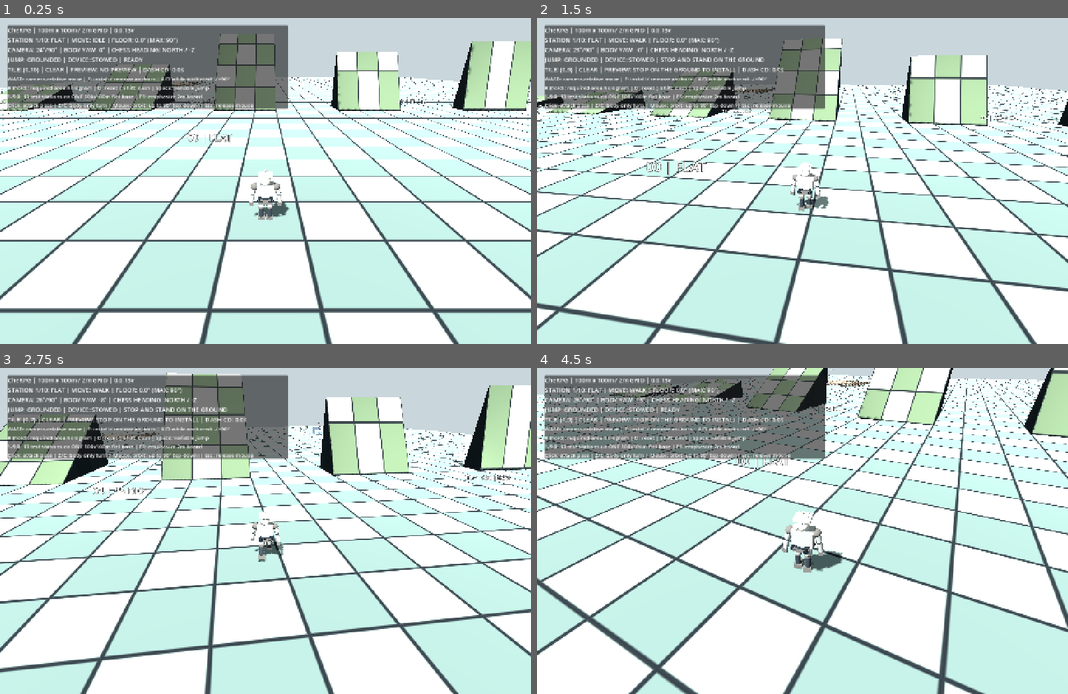
Above: before the commit, frames 1-4 (two rows, left to right).
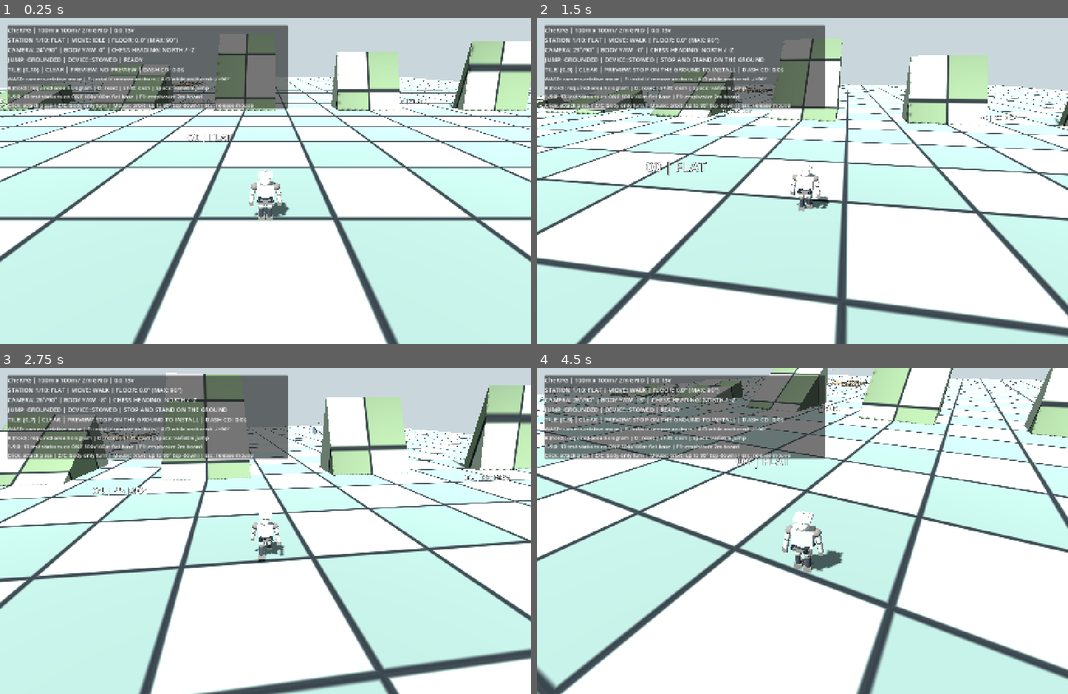
Above: after the commit, the same moments.

Repository: zzunlsj/cherpg
Game: Godot game, scene res://scenes/MotionLab.tscn
The game is run twice, just before and just after one commit, with the same random seed, the same clock (stepped at 60 frames per second) and the same inputs.
Inputs (mouse positions are in pixels of both pictures, inside the frame that each line leads up to):
- Up to frame 1 (0.25 s): no input
- Up to frame 2 (1.5 s): tap Enter at 0.5 s; move the mouse to (829, 181) at 0.52 s; hold W from 0.53 s (still down); tap F at 0.6 s; click (829, 181) at 0.67 s; tap Space at 0.77 s; move the mouse to (775, 181) at 1.27 s; tap R at 1.35 s
- Up to frame 3 (2.75 s): keep holding W; tap Space at 1.52 s; tap F at 1.55, 2.1 s; move the mouse to (276, 524) at 2.02 s
- Up to frame 4 (4.5 s): keep holding W; move the mouse to (797, 537) at 2.77 s; tap O at 2.85 s; click (797, 537) at 2.92 s; tap Space at 3.02, 3.77 s; tap F at 3.05, 3.8 s; move the mouse to (839, 534) at 3.52 s; tap Shift at 3.6 s; move the mouse to (760, 527) at 4.27 s; tap 1 at 4.35 s

The runs differ from the first frame. In frame 1, 49% of the frame differs, in the area x 0-100%, y 4-100%; in frame 2, 47%; in frame 3, 51%, in the area x 0-100%, y 1-100%; in frame 4, 50%.

Commit message:
feat: align all terrain checker materials to 4m board, I visibility and tagged 30°+ grabbable slopes

Diff:
--- a/godot/tests/motion_rotation_lab/scripts/test_lane.gd
+++ b/godot/tests/motion_rotation_lab/scripts/test_lane.gd
@@ -3,9 +3,10 @@
 ## modular slope blocks and terrain specimens sit ON TOP of the flat base.
 ## The chess-board overlay is an editor/test visualization, not visible canon.
 const BOARD_RULES = preload("res://scripts/board_rules.gd")
+# All obstacle surfaces are independent from the large flat floor.
 const WIDTH_M := 100.0
 const DEPTH_M := 100.0
-const TILE_M := 2.0
+const TILE_M := 4.0
 const RAMP_ANGLES := [8.0, 15.0, 30.0, 45.0, 60.0, 75.0, 90.0]
 const RAMP_X := [-38.0, -26.0, -14.0, -2.0, 10.0, 22.0, 38.0]
 const RAMP_Z := 19.0
@@ -13,6 +14,9 @@
 const SPAWN_Z := [38.0, 30.0, 30.0, 30.0, 30.0, 30.0, 30.0, 30.0, -18.0, -18.0]
 const GROUND_TOP_Y := 0.0
 var grid_material: ShaderMaterial
+var all_grid_materials: Array[ShaderMaterial] = []
+var board_grid_visible := true
+const CLIMBABLE_FROM_DEG := 30.0
 
 func setup() -> void:
 	name = "CheRPG_Flat100x100_WithSlopeTestStations"
@@ -33,19 +37,20 @@
 uniform vec4 pale : source_color = vec4(0.60,0.69,0.64,1.0);
 uniform vec4 deep : source_color = vec4(0.32,0.46,0.42,1.0);
 uniform float border_opacity : hint_range(0.0,1.0) = 0.92;
+uniform float board_visible : hint_range(0.0,1.0) = 1.0;
 varying vec3 world_pos;
 void vertex() {
 	world_pos = (MODEL_MATRIX * vec4(VERTEX, 1.0)).xyz;
 }
 void fragment() {
-	// Cell center at coordinates (...,-4,-2,0,2,4...) in meters.
-	vec2 cell_uv = (world_pos.xz + vec2(1.0)) / 2.0;
+	// 4m x 4m chess grid aligned to (x,z)=(0,0) in the same world.
+	vec2 cell_uv = (world_pos.xz + vec2(2.0)) / 4.0;
 	float dark_tile = mod(floor(cell_uv.x) + floor(cell_uv.y), 2.0);
-	vec3 surface_color = mix(pale.rgb, deep.rgb, dark_tile);
+	vec3 surface_color = mix(pale.rgb, deep.rgb, dark_tile * board_visible);
 	vec2 d = min(fract(cell_uv), vec2(1.0) - fract(cell_uv));
 	float edge_m = min(d.x, d.y) * 2.0;
 	float outline = 1.0 - smoothstep(0.023,0.068,edge_m);
-	ALBEDO = mix(surface_color,vec3(0.09,0.11,0.13),outline * border_opacity);
+	ALBEDO = mix(surface_color,vec3(0.09,0.11,0.13),outline * border_opacity * board_visible);
 	ROUGHNESS = 1.0;
 }
 """
@@ -53,6 +58,8 @@
 	material.shader = shader
 	material.set_shader_parameter("pale", light)
 	material.set_shader_parameter("deep", dark)
+	material.set_shader_parameter("board_visible", 1.0 if board_grid_visible else 0.0)
+	all_grid_materials.append(material)
 	return material
 
 func _create_flat_ground() -> void:
@@ -60,7 +67,7 @@
 	var ground_mesh := BoxMesh.new()
 	ground_mesh.size = Vector3(WIDTH_M, 0.4, DEPTH_M)
 	var ground := MeshInstance3D.new()
-	ground.name = "100m_by_100m_OneFlatBase_50x50Tiles"
+	ground.name = "100m_by_100m_OneFlatBase_25x25Tiles"
 	ground.mesh = ground_mesh
 	ground.position = Vector3(0, -0.2, 0)
 	grid_material = _checker_material(Color("adbdaf"), Color("788e85"))
@@ -100,7 +107,13 @@
 		shape.size = wall_size
 		collider.shape = shape
 		collider.position = obj.position
-		add_child(collider)
+		var wall_body := StaticBody3D.new()
+		wall_body.name = "Grabbable90degWall"
+		wall_body.collision_layer = 1
+		wall_body.collision_mask = 0
+		wall_body.add_to_group("cherpg_grabbable")
+		add_child(wall_body)
+		wall_body.add_child(collider)
 		# Small, safe landing deck behind the 90° vertical face.
 		# Upper surface exactly y=3.0m, overlapping wall's back side.
 		var deck_mesh := BoxMesh.new()
@@ -149,7 +162,16 @@
 	var trimesh: ConcavePolygonShape3D = mesh2.create_trimesh_shape()
 	trimesh.backface_collision = true
 	coll.shape = trimesh
-	add_child(coll)
+	# Give each incline its own collider owner. The Pawn may climb ONLY
+	# surfaces tagged grabbable and at least 30 degrees from horizontal.
+	var slope_body := StaticBody3D.new()
+	slope_body.name = "SlopeBody_%02d" % int(angle)
+	slope_body.collision_layer = 1
+	slope_body.collision_mask = 0
+	if angle >= CLIMBABLE_FROM_DEG:
+		slope_body.add_to_group("cherpg_grabbable")
+	add_child(slope_body)
+	slope_body.add_child(coll)
 
 func _create_uneven_area() -> void:
 	# A localized terrain specimen; the full surrounding field stays level.
@@ -226,8 +248,13 @@
 	return labels[i]
 
 func set_board_debug_visible(enabled: bool) -> void:
-	if grid_material != null:
-		grid_material.set_shader_parameter("border_opacity",1.0 if enabled else 0.92)
+	# I toggles all chess-cell boundaries and the checker contrast at once.
+	board_grid_visible = enabled
+	for mat in all_grid_materials:
+		mat.set_shader_parameter("board_visible", 1.0 if enabled else 0.0)
+
+func board_visible() -> bool:
+	return board_grid_visible
 
 func _create_labels() -> void:
 	for i in range(SPAWN_X.size()):
